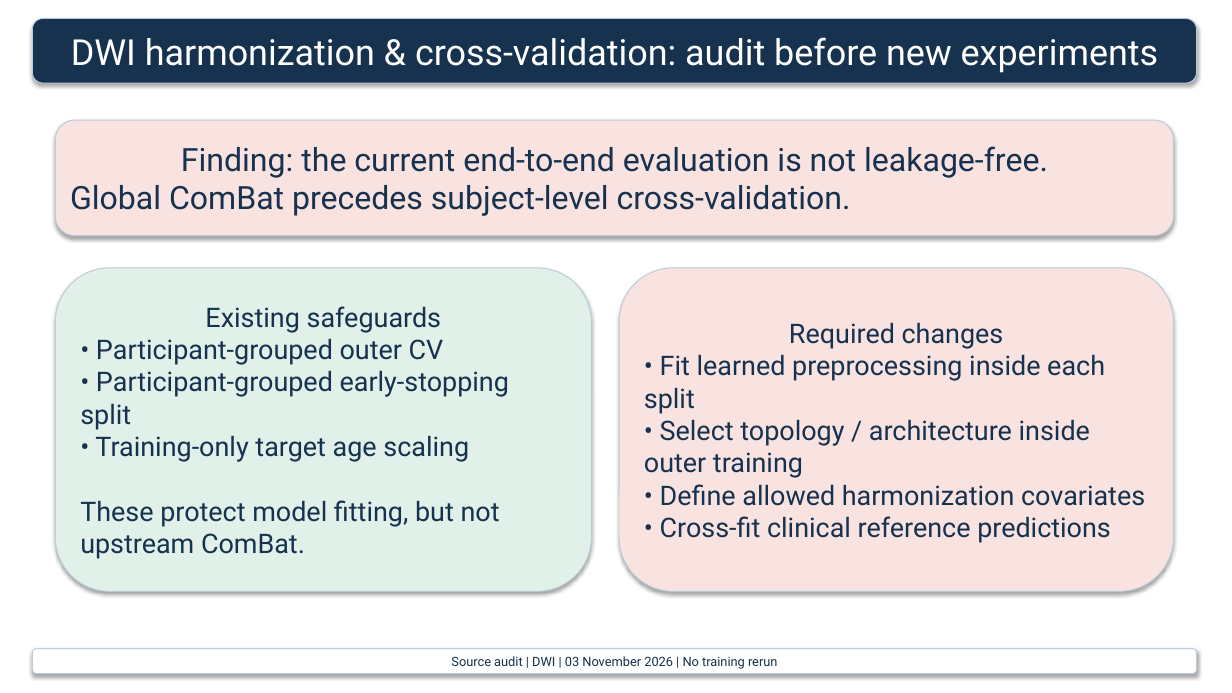
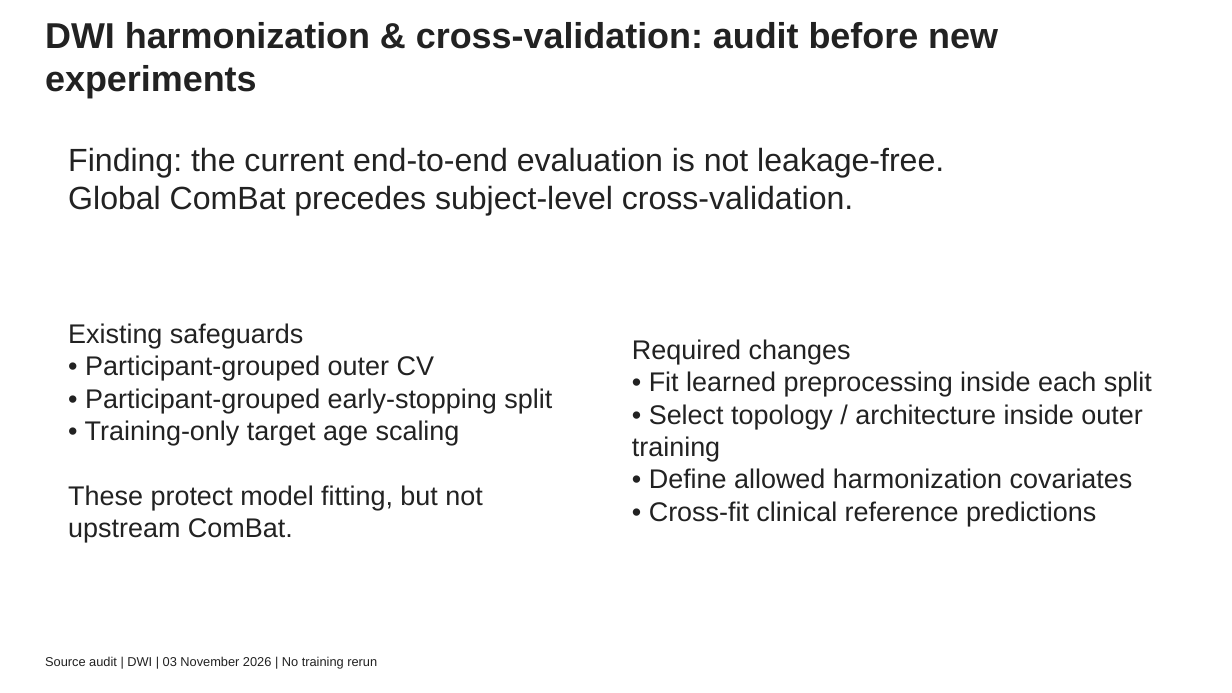
Before and after one commit to mintchoc0326/BAG-Prediction, a slide deck: slide 1 of reports/pipeline_audit/DWI_pipeline_audit_editable.pptx. Drawn at 1232x693 pixels with LibreOffice and Linux fonts; fonts in the diff are those of the drawing. Boxes give left, top, right and bottom in pixels: in the first picture for what was removed or moved away, otherwise in the second. Text is boxed around its words. In the diff, an @@ line names an element or a change of style, - is before the commit and + after.

Commit message:
Organize and publish editable audit and pipeline presentation exports

```diff
--- a/reports/pipeline_audit/DWI_pipeline_audit_editable.pptx
+++ b/reports/pipeline_audit/DWI_pipeline_audit_editable.pptx
@@ text "DWI harmonization & cross-validation: audit ...": place and size @@
-text "DWI harmonization & cross-validation: audit ..." at (32,18,1197,83)
+text "DWI harmonization & cross-validation: audit ..." at (45,22,998,98)
@@ text "DWI harmonization & cross-validation: audit ..." at (45,22,998,98): font Roboto to Arial, text colour #FFFFFF to #222222, bold on; alignment centre to left; fill #16324F to none; outline #BCCBDA 0.75 pt to none; shadow off @@
@@ text "Finding: the current end-to-end evaluation ..." at (68,147,944,216): font Roboto to Arial, text colour #16324F to #222222; alignment centre to left; fill #F9E3E1 to none; outline #BCCBDA 0.75 pt to none; shadow off @@
@@ text "Existing safeguards" at (68,323,552,542): font Roboto to Arial, text colour #16324F to #222222; alignment centre to left; fill #E1F0E8 to none; outline #BCCBDA 0.75 pt to none; shadow off @@
@@ 4 texts: place and size @@
-4 texts at (32,120,1197,674)
+4 texts at (45,147,1152,669)
@@ text "Required changes" at (632,339,1152,526): font Roboto to Arial, text colour #16324F to #222222; alignment centre to left; fill #F9E3E1 to none; outline #BCCBDA 0.75 pt to none; shadow off @@
@@ text "Source audit | DWI | ..." at (45,656,377,669): font Roboto to Arial, text colour #16324F to #222222; alignment centre to left; outline #BCCBDA 0.75 pt to none; shadow off @@
```
Also in this commit, not shown: 6 other slides changed, 32 other files.
